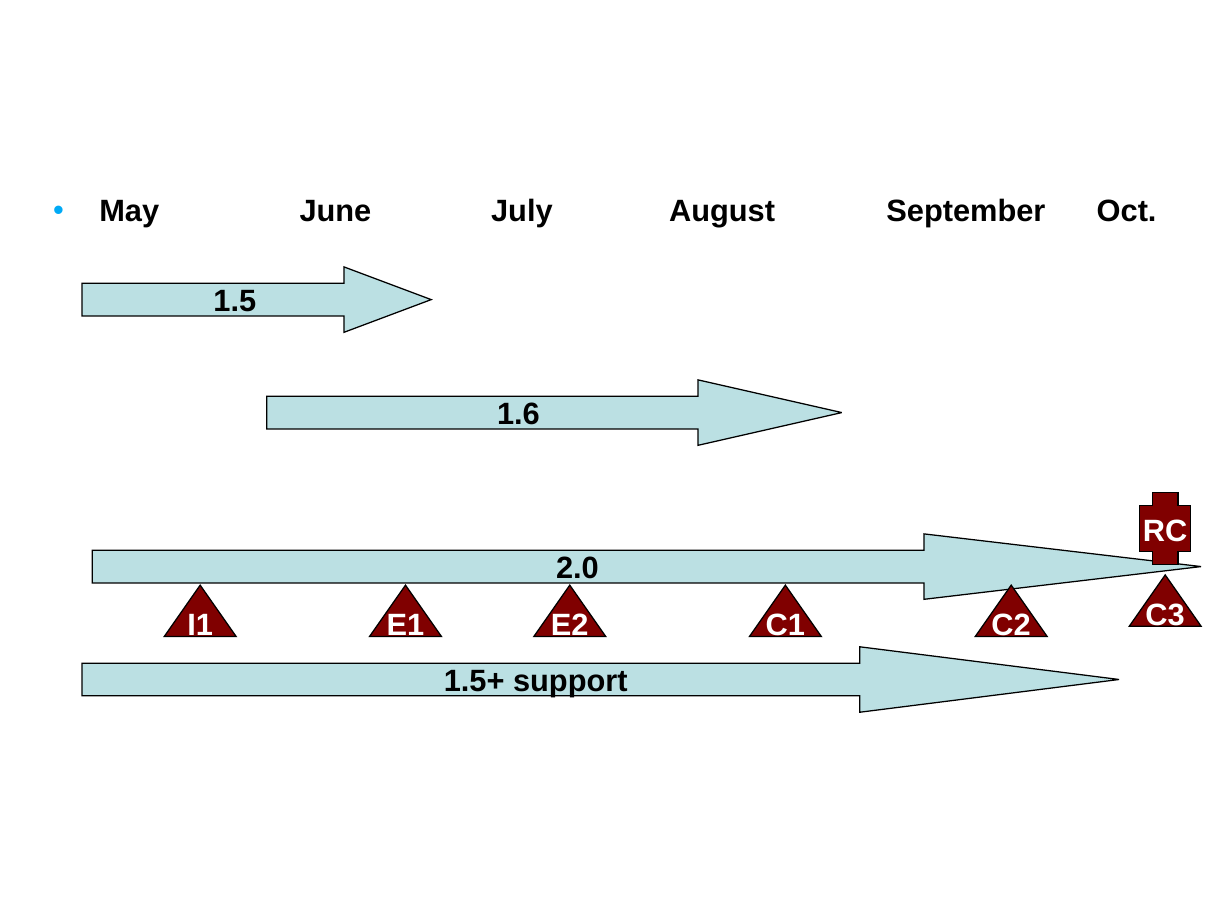
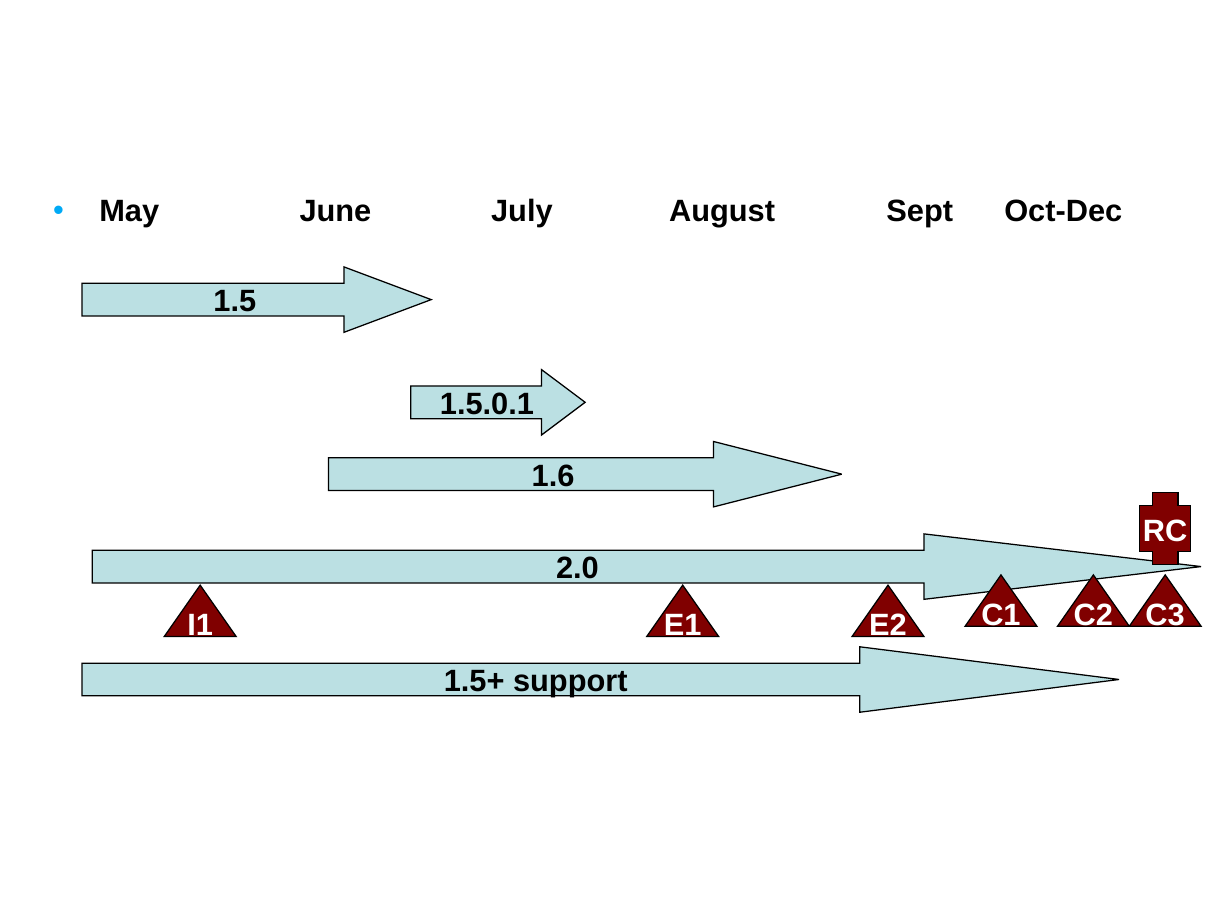
Before and after one commit to NCIP/caarray-docs, a slide deck: slide 14 of project_management/reports/inception_postmortem.ppt. Drawn at 1232x924 pixels with LibreOffice and Linux fonts; fonts in the diff are those of the drawing; background and template pictures are left out. Boxes give left, top, right and bottom in pixels: in the first picture for what was removed or moved away, otherwise in the second. Text is boxed around its words. In the diff, an @@ line names an element or a change of style, - is before the commit and + after.

Commit message:
schedule update

```diff
--- a/project_management/reports/inception_postmortem.ppt
+++ b/project_management/reports/inception_postmortem.ppt
@@ text at [99,198,1122,227]: text changed @@
-• May June July August September Oct.
+• May June July August Sept Oct-Dec
@@ right arrow added at [410,370,585,435], fill #BBE0E3, outline #000000 0.74 pt, 18 pt, text #000000, bold @@
+1.5.0.1
@@ right arrow "1.6": place and size @@
-right arrow "1.6" at [267,379,843,445]
+right arrow "1.6" at [329,441,843,506]
@@ right arrow "1.6" at [329,441,843,506]: proportions changed @@
@@ triangle "E1": place and size @@
-triangle "E1" at [370,585,441,637]
+triangle "E1" at [647,585,718,637]
@@ triangle "E2": place and size @@
-triangle "E2" at [533,585,605,637]
+triangle "E2" at [853,585,924,637]
@@ triangle "C1": place and size @@
-triangle "C1" at [749,585,821,637]
+triangle "C1" at [965,575,1036,627]
@@ triangle "C2": place and size @@
-triangle "C2" at [976,585,1047,637]
+triangle "C2" at [1057,575,1129,627]
```
